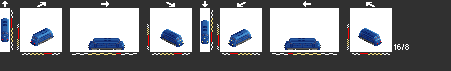
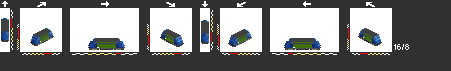
Layers edited between the first and the second 451px x 71px image:
hid "light" over [2, 36, 381, 45]
added layer "dsb3" above "tågab2" over [1, 19, 381, 50]
